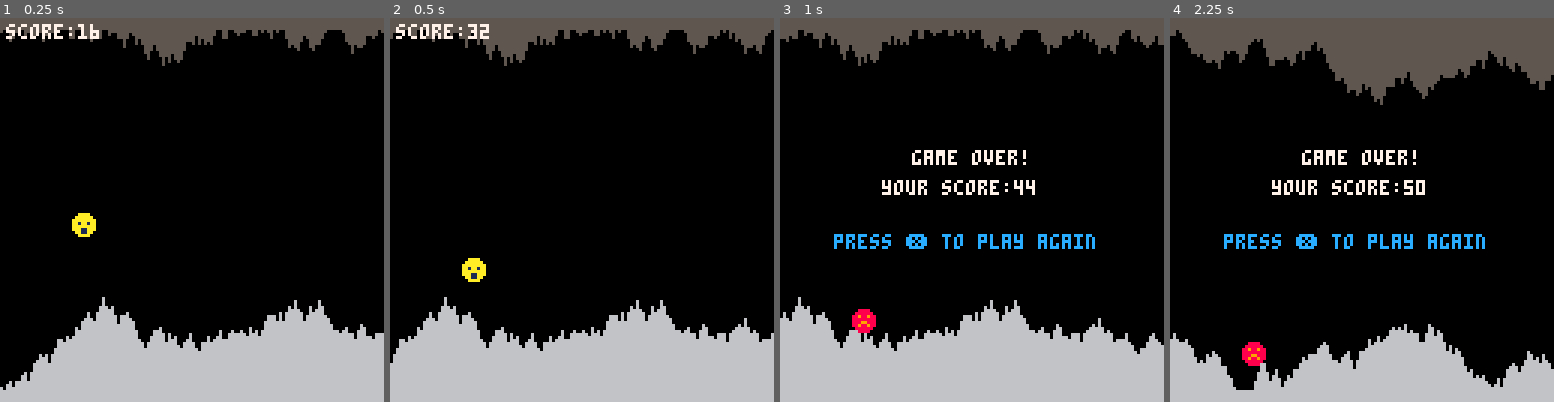
Above: before the commit, frames 1-4 (left to right).
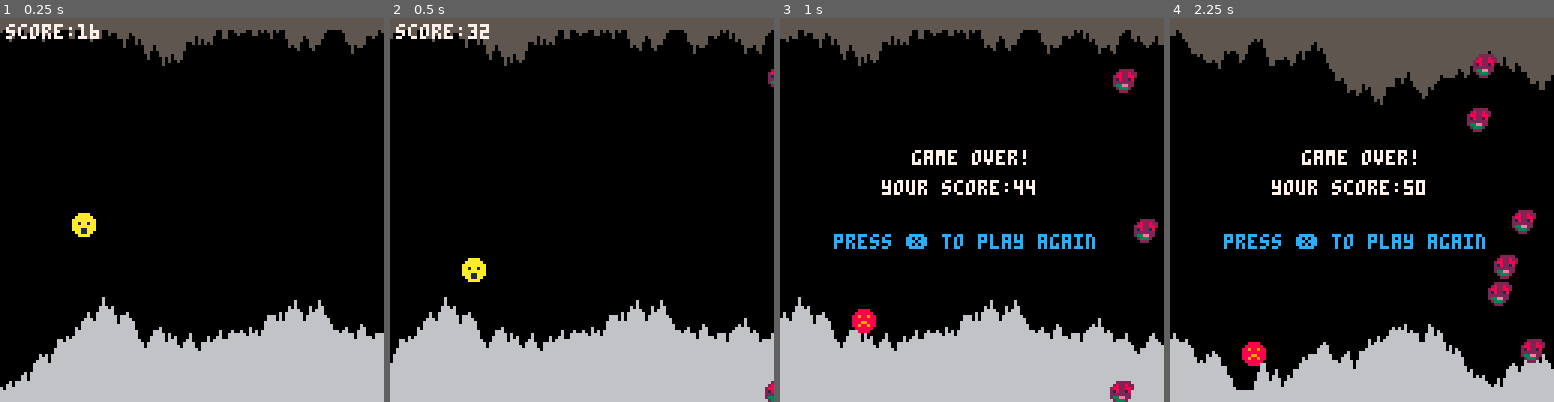
Above: after the commit, the same moments.

Repository: romellem/pico-8-carts
Game: PICO-8 cartridge cave.p8
Same seed, same stepped clock (60 frames per second), same inputs: the game is played once before the commit and once after it.
Inputs:
- Up to frame 1 (0.25 s): no input
- Up to frame 2 (0.5 s): tap X (X key) at 0.33 s
- Up to frame 3 (1 s): no input
- Up to frame 4 (2.25 s): tap X (X key) at 1.07, 1.85 s; hold Up from 2.15 s (still down)

Frame 1 is identical in both runs. In frame 2, 0.2% of the frame differs, in the area x 97-100%, y 13-100%; in frame 3, 0.9%; in frame 4, 1.8%, in the area x 77-98%, y 9-90%.

Commit message:
Enemies!

Diff:
--- a/cave.p8
+++ b/cave.p8
@@ -1,20 +1,22 @@
 pico-8 cartridge // http://www.pico-8.com
 version 18
 __lua__
+--sample cave dweller
+--by romellem
+
 function _init()
 	game_over=false
 	make_cave()
 	make_player()
-end
-
---sample cave dweller
---by romellem
+	init_enemies()
+end
 
 function _update()
 	if (not game_over) then
 		update_cave()
 		move_player()
 		check_hit()
+		gen_enemies()
 	else
 		if (btnp(5)) _init() --restart
 	end
@@ -24,6 +26,7 @@
 	cls()
 	draw_cave()
 	draw_player()
+	draw_enemies()
 
 	if (game_over) then
 		print("game over!", 44, 44, 7)
@@ -118,16 +121,187 @@
 		line(i-1, 127, i-1, cave[i].btm, btm_color)
 	end
 end
-…(13 lines of a section not shown)…
+-->8
+function init_enemies()
+	enemies={}
+
+	--lower this value to change y movement liklihood
+	enemy_y_prob=0.1
+
+	--lower this value to change likliehood of creating an enemy
+	enemy_gen_prob=0.1
+end
+
+function make_enemy()
+	local enemy={}
+	enemy.x=127
+	enemy.y=flr(rnd(128))+1
+	enemy.s=4
+
+	add(enemies,enemy)
+end
+
+function draw_enemies()
+
+	--if (#enemies > 0) then
+		for e in all(enemies) do
+			spr(e.s, e.x, e.y)
+			e.x -= 1
+
+			-- (0 or 1) * 2 = (0 or 2) - 1 = (1 or -1)
+			local dy=flr(rnd(2))*2 - 1
+			if (rnd(1)<enemy_y_prob) then
+				e.y += dy
+			end
+		end
+	--end
+end
+
+function gen_enemies()
+	if (rnd(1) < enemy_gen_prob) then
+		make_enemy()
+	end
+end
+…(143 lines of a section not shown)…
Not shown, changed: 138 lines of the sprite sheet (__gfx__) section of cave.p8
Not shown, changed: the thumbnail (__label__) section of cave.p8
